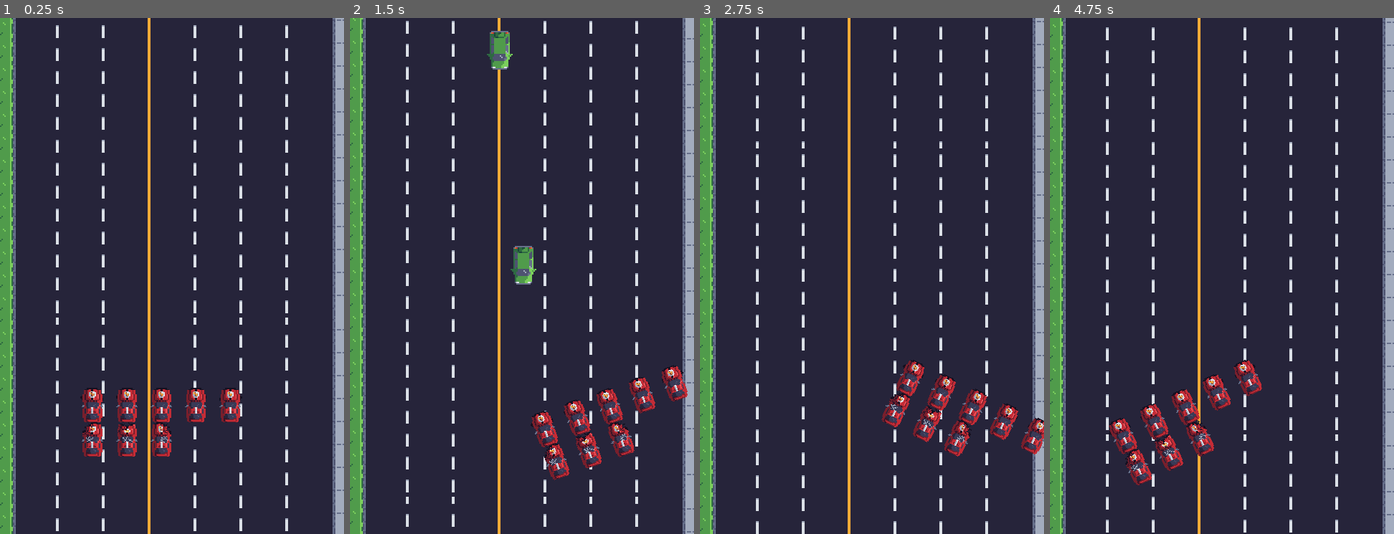
Above: before the commit, frames 1-4 (left to right).
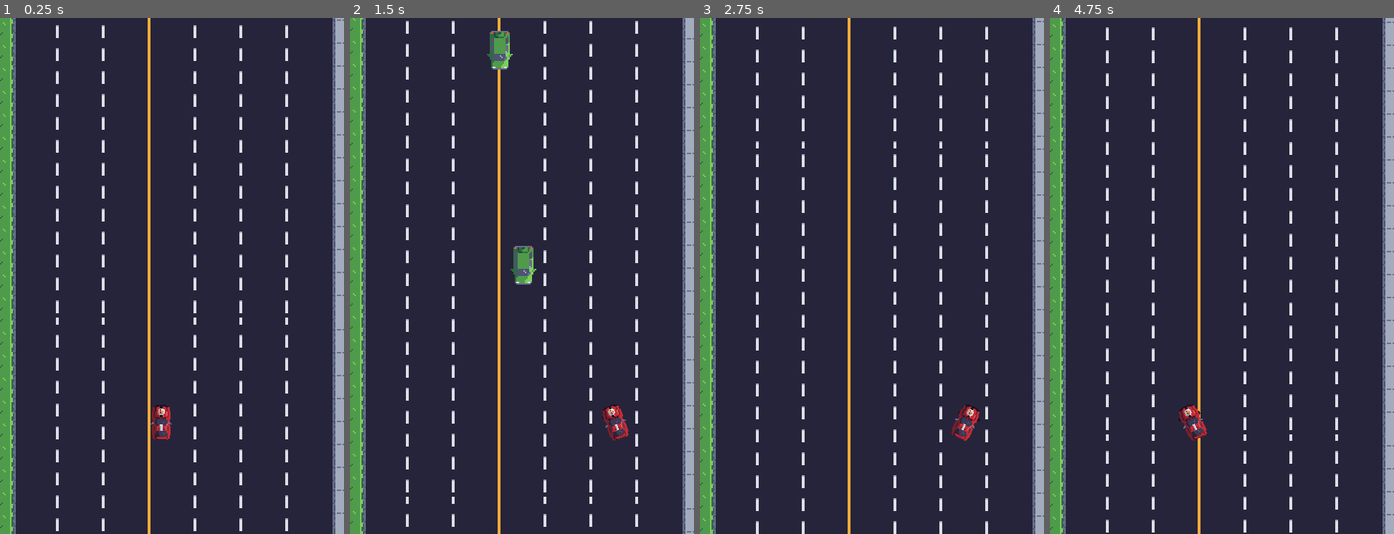
Above: after the commit, the same moments.

Repository: ntuininga/TrafficPizza
Game: Godot game, scene res://scenes/main.tscn
Two runs of this game, one before a commit and one after it. Both use one fixed random seed, a clock stepped at 60 frames per second and the inputs below.
Inputs:
- Up to frame 1 (0.25 s): no input
- Up to frame 2 (1.5 s): hold Right (move_right) 0.53-1.28 s; hold Left (move_left) from 1.28 s (still down)
- Up to frame 3 (2.75 s): release Left (move_left) at 2.03 s; hold Right (move_right) from 2.03 s (still down)
- Up to frame 4 (4.75 s): release Right (move_right) at 3.53 s; hold Left (move_left) from 3.53 s (still down)

The runs differ from the first frame. In frame 1, 2.4% of the frame differs, in the area x 23-71%, y 71-85%; in frame 2, 2.5%, in the area x 52-99%, y 67-90%; in frame 3, 2.4%; in frame 4, 2.5%.

Commit message:
add: player turn and seagull anim

Diff:
--- a/scenes/main.tscn
+++ b/scenes/main.tscn
@@ -1,11 +1,13 @@
-[gd_scene load_steps=7 format=3 uid="uid://bj5qw0bmthcai"]
+[gd_scene load_steps=9 format=3 uid="uid://bj5qw0bmthcai"]
 
 [ext_resource type="Script" uid="uid://sumww5fg5g5y" path="res://scripts/main.gd" id="1_0wfyh"]
 [ext_resource type="PackedScene" uid="uid://ca588slschb34" path="res://scenes/player.tscn" id="2_sugp2"]
 [ext_resource type="Script" uid="uid://bvwcmlhcae8w6" path="res://scripts/vehicle_spawner.gd" id="3_sugp2"]
 [ext_resource type="PackedScene" uid="uid://c0mwvfq1sa1og" path="res://scenes/vehicle.tscn" id="4_jyhfs"]
+[ext_resource type="Script" uid="uid://cvfyjl6y3gjfm" path="res://scripts/seagull_spawner.gd" id="5_o6xl0"]
 [ext_resource type="Script" uid="uid://byr6rm1y6ymoh" path="res://scripts/background_scroll.gd" id="6_tefeu"]
 [ext_resource type="PackedScene" uid="uid://crlesg4gn3snp" path="res://scenes/background.tscn" id="7_o6xl0"]
+[ext_resource type="PackedScene" uid="uid://iy5wpjemqa50" path="res://scenes/seagull.tscn" id="7_tipki"]
 
 [node name="Main" type="Node2D"]
 script = ExtResource("1_0wfyh")
@@ -16,13 +18,6 @@
 speed = 600
 rotation_speed = 10
 
-[node name="VehicleSpawner" type="Node2D" parent="."]
-script = ExtResource("3_sugp2")
-vehicle = ExtResource("4_jyhfs")
-
-[node name="VehicleSpawnTimer" type="Timer" parent="VehicleSpawner"]
-autostart = true
-
 [node name="StartPosition" type="Marker2D" parent="."]
 position = Vector2(225, 564)
 
@@ -32,5 +27,21 @@
 scroll_speed = 200.0
 tilemap_base = ExtResource("7_o6xl0")
 
-[connection signal="game_over" from="." to="VehicleSpawner" method="_on_main_game_over"]
-[connection signal="timeout" from="VehicleSpawner/VehicleSpawnTimer" to="VehicleSpawner" method="_on_vehicle_spawn_timer_timeout"]
+[node name="Spawners" type="Node2D" parent="."]
+
+[node name="Seagull Spawner" type="Node2D" parent="Spawners"]
+script = ExtResource("5_o6xl0")
+seagull_scene = ExtResource("7_tipki")
+
+[node name="SeagullSpawnTimer" type="Timer" parent="Spawners/Seagull Spawner"]
+
+[node name="VehicleSpawner" type="Node2D" parent="Spawners"]
+script = ExtResource("3_sugp2")
+vehicle = ExtResource("4_jyhfs")
+
+[node name="VehicleSpawnTimer" type="Timer" parent="Spawners/VehicleSpawner"]
+autostart = true
+
+[connection signal="game_over" from="." to="Spawners/VehicleSpawner" method="_on_main_game_over"]
+[connection signal="timeout" from="Spawners/Seagull Spawner/SeagullSpawnTimer" to="Spawners/Seagull Spawner" method="_on_seagull_spawn_timer_timeout"]
+[connection signal="timeout" from="Spawners/VehicleSpawner/VehicleSpawnTimer" to="Spawners/VehicleSpawner" method="_on_vehicle_spawn_timer_timeout"]
--- a/scenes/player.tscn
+++ b/scenes/player.tscn
@@ -6,12 +6,83 @@
 [sub_resource type="RectangleShape2D" id="RectangleShape2D_qhqgy"]
 size = Vector2(18, 32)
 
+[sub_resource type="AtlasTexture" id="AtlasTexture_g2els"]
+atlas = ExtResource("2_g2els")
+region = Rect2(64, 0, 32, 32)
+
+[sub_resource type="AtlasTexture" id="AtlasTexture_qlg0r"]
+atlas = ExtResource("2_g2els")
+region = Rect2(64, 0, 32, 32)
+
+[sub_resource type="AtlasTexture" id="AtlasTexture_dqkch"]
+atlas = ExtResource("2_g2els")
+region = Rect2(32, 0, 32, 32)
+
+[sub_resource type="AtlasTexture" id="AtlasTexture_qhqgy"]
+atlas = ExtResource("2_g2els")
+region = Rect2(0, 0, 32, 32)
+
+[sub_resource type="AtlasTexture" id="AtlasTexture_tuyoq"]
+atlas = ExtResource("2_g2els")
+region = Rect2(64, 0, 32, 32)
+
+[sub_resource type="AtlasTexture" id="AtlasTexture_fjrip"]
+atlas = ExtResource("2_g2els")
+region = Rect2(96, 0, 32, 32)
+
+[sub_resource type="AtlasTexture" id="AtlasTexture_smehm"]
+atlas = ExtResource("2_g2els")
+region = Rect2(128, 0, 32, 32)
+
+[sub_resource type="SpriteFrames" id="SpriteFrames_g2els"]
+animations = [{
+"frames": [{
+"duration": 1.0,
+"texture": SubResource("AtlasTexture_g2els")
+}],
+"loop": false,
+"name": &"default",
+"speed": 5.0
+}, {
+"frames": [{
+"duration": 1.0,
+"texture": SubResource("AtlasTexture_qlg0r")
+}, {
+"duration": 1.0,
+"texture": SubResource("AtlasTexture_dqkch")
+}, {
+"duration": 1.0,
+"texture": SubResource("AtlasTexture_qhqgy")
+}],
+"loop": false,
+"name": &"turn_left",
+"speed": 8.0
+}, {
+"frames": [{
+"duration": 1.0,
+"texture": SubResource("AtlasTexture_tuyoq")
+}, {
+"duration": 1.0,
+"texture": SubResource("AtlasTexture_fjrip")
+}, {
+"duration": 1.0,
+"texture": SubResource("AtlasTexture_smehm")
+}],
+"loop": false,
+"name": &"turn_right",
+"speed": 8.0
+}]
+
 [node name="Player" type="Area2D"]
 script = ExtResource("1_p0vlq")
 
 [node name="Sprite2D" type="Sprite2D" parent="."]
+visible = false
 texture_filter = 1
 texture = ExtResource("2_g2els")
 
 [node name="CollisionShape2D" type="CollisionShape2D" parent="."]
 shape = SubResource("RectangleShape2D_qhqgy")
+
+[node name="AnimatedSprite2D" type="AnimatedSprite2D" parent="."]
+sprite_frames = SubResource("SpriteFrames_g2els")
--- /dev/null
+++ b/scenes/seagull.tscn
@@ -0,0 +1,72 @@
+[gd_scene load_steps=9 format=3 uid="uid://iy5wpjemqa50"]
+
+[ext_resource type="Script" uid="uid://cy16stxnj67l2" path="res://scripts/seagull.gd" id="1_8xdhb"]
+[ext_resource type="Texture2D" uid="uid://bpimalwl7bhp3" path="res://art/Scatter Terrain/Seagull Animation.png" id="1_htak3"]
+
+[sub_resource type="AtlasTexture" id="AtlasTexture_8xdhb"]
+atlas = ExtResource("1_htak3")
+region = Rect2(0, 0, 10, 15)
+
+[sub_resource type="AtlasTexture" id="AtlasTexture_or5sd"]
+atlas = ExtResource("1_htak3")
+region = Rect2(10, 0, 10, 15)
+
+[sub_resource type="AtlasTexture" id="AtlasTexture_su3vp"]
+atlas = ExtResource("1_htak3")
+region = Rect2(20, 0, 10, 15)
+
+[sub_resource type="AtlasTexture" id="AtlasTexture_p8mmu"]
+atlas = ExtResource("1_htak3")
+region = Rect2(30, 0, 10, 15)
+
+[sub_resource type="AtlasTexture" id="AtlasTexture_vo4ly"]
+atlas = ExtResource("1_htak3")
+region = Rect2(40, 0, 10, 15)
+
+[sub_resource type="SpriteFrames" id="SpriteFrames_pn0y6"]
+animations = [{
+"frames": [{
+"duration": 1.0,
+"texture": SubResource("AtlasTexture_8xdhb")
+}, {
+"duration": 1.0,
+"texture": SubResource("AtlasTexture_or5sd")
+}, {
+"duration": 1.0,
+"texture": SubResource("AtlasTexture_su3vp")
+}, {
+"duration": 1.0,
+"texture": SubResource("AtlasTexture_p8mmu")
+}, {
+"duration": 1.0,
+"texture": SubResource("AtlasTexture_vo4ly")
+}, {
+"duration": 1.0,
+"texture": SubResource("AtlasTexture_p8mmu")
+}, {
+"duration": 1.0,
+"texture": SubResource("AtlasTexture_su3vp")
+}, {
+"duration": 1.0,
+"texture": SubResource("AtlasTexture_or5sd")
+}],
+"loop": false,
+"name": &"Flap",
+"speed": 15.0
+}]
+
+[node name="Seagull" type="Area2D"]
+script = ExtResource("1_8xdhb")
+speed = 100
+
+[node name="AnimatedSprite2D" type="AnimatedSprite2D" parent="."]
+scale = Vector2(3, 3)
+sprite_frames = SubResource("SpriteFrames_pn0y6")
+animation = &"Flap"
+frame = 7
+frame_progress = 1.0
+
+[node name="FlapTimer" type="Timer" parent="."]
+
+[connection signal="animation_finished" from="AnimatedSprite2D" to="." method="_on_animated_sprite_2d_animation_finished"]
+[connection signal="timeout" from="FlapTimer" to="." method="_on_flap_timer_timeout"]
--- a/scripts/player.gd
+++ b/scripts/player.gd
@@ -4,6 +4,7 @@
 
 @export var speed = 400
 @export var rotation_speed = 5
+@onready var animated_sprite = $AnimatedSprite2D
 var screen_size
 const MAX_TURN_ANGLE = 25
 
@@ -22,6 +23,11 @@
 	var target_angle = 0.0
 	var rotate_speed = rotation_speed
 
+	if Input.is_action_just_pressed("move_left"):
+		animated_sprite.play("turn_left")
+	if Input.is_action_just_pressed("move_right"):
+		animated_sprite.play("turn_right")
+
 	# Handle input and movement
 	if Input.is_action_pressed("move_right"):
 		velocity.x += 1
@@ -31,6 +37,8 @@
 		target_angle = deg_to_rad(-MAX_TURN_ANGLE)
 	else:
 		rotate_speed = 10
+		if animated_sprite.animation != "default":
+			animated_sprite.play("default")
 
 	position += velocity * delta * speed * abs(rotation)
 	position = position.clamp(Vector2.ZERO, screen_size)
--- /dev/null
+++ b/scripts/seagull.gd
@@ -0,0 +1,45 @@
+extends Area2D
+
+@export var speed = 0
+@onready var flap_timer = $FlapTimer
+@onready var animated_sprite = $AnimatedSprite2D
+var flap_time : float
+var flap_count: int
+var current_flap_count = 0
+
+var screen_size : Vector2
+var direction : int
+
+func _ready():
+	randomize()
+	flap_time = randf_range(1.0, 5.0)
+	flap_count = randi_range(2,5)
+	flap_timer.start(flap_time)
+
+	screen_size = get_viewport_rect().size
+	if position.x < screen_size.x / 2:
+		direction = 1
+		animated_sprite.flip_h = true
+	else:
+		direction = -1
+
+func _process(delta):
+	position.x += speed * delta * direction
+
+func _on_flap_timer_timeout() -> void:
+	current_flap_count = 0
+
+	#start animation playing
+	animated_sprite.play("Flap")
+	current_flap_count += 1
+
+	#Reset flap values randomly and restart timer
+	flap_count = randi_range(2,5)
+	flap_time = randf_range(1.0, 5.0)
+	flap_timer.start(flap_time)
+
+
+func _on_animated_sprite_2d_animation_finished() -> void:
+	if current_flap_count < flap_count:
+		current_flap_count += 1
+		animated_sprite.play()
--- /dev/null
+++ b/scripts/seagull_spawner.gd
@@ -0,0 +1,31 @@
+extends Node2D
+
+@export var seagull_scene : PackedScene
+@onready var spawn_timer = $SeagullSpawnTimer
+var seagull_spawn_time : int
+var screen_size : Vector2
+var x_locations = []
+var spawn_range = [5, 20]
+
+func _ready():
+	screen_size = get_viewport_rect().size
+	x_locations = [-50, screen_size.x + 50]
+	randomize()
+	seagull_spawn_time = randi_range(spawn_range[0], spawn_range[1])
+	spawn_timer.start(seagull_spawn_time)
+
+
+func _on_seagull_spawn_timer_timeout() -> void:
+	if not seagull_scene:
+		push_error("No Seagull Scene assigned")
+		return
+
+	var x_location = x_locations[randi() % x_locations.size()]
+	var spawn_location = Vector2(x_location, randf_range(0, screen_size.y))
+	#spawn in seagull
+	var seagull = seagull_scene.instantiate()
+	seagull.global_position = spawn_location
+	add_child(seagull)
+
+	seagull_spawn_time = randi_range(spawn_range[0], spawn_range[1])
+	spawn_timer.start(seagull_spawn_time)
Not shown, added: art/Scatter Terrain/Seagull Animation.png.import
Not shown, added: art/Scatter Terrain/Traffic Barricade.png.import
Not shown, added: art/Scatter Terrain/Traffic Cone Fallen.png.import
Not shown, added: art/Scatter Terrain/Traffic Cone Upright.png.import
Not shown, added: art/Vehicles/Ice Cream Truck.png.import
Not shown, added: art/Vehicles/Smoke Animation.png.import
Not shown: 1 places in scenes/player.tscn that only renumber resources
Not shown, added: scripts/seagull.gd.uid
Not shown, added: scripts/seagull_spawner.gd.uid
